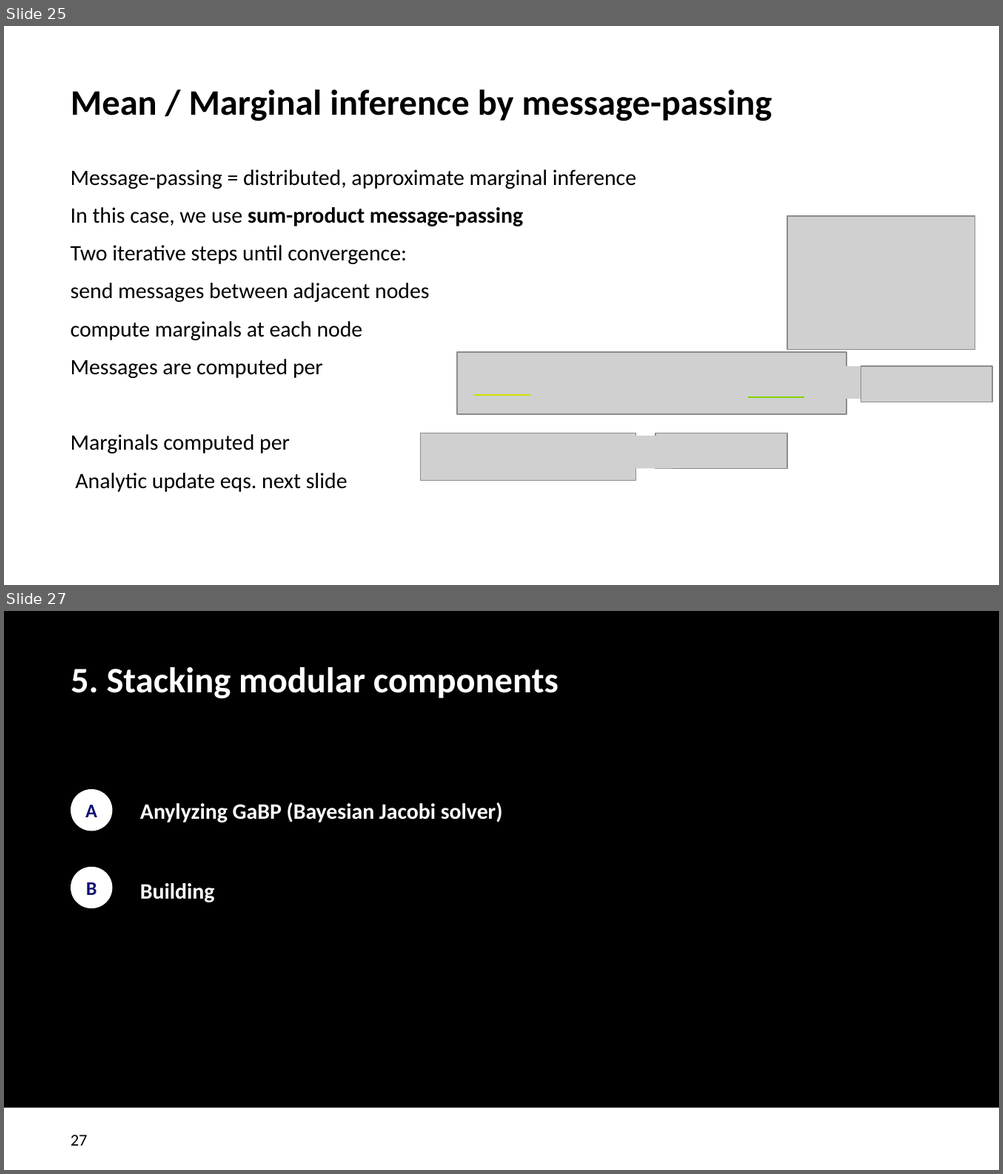
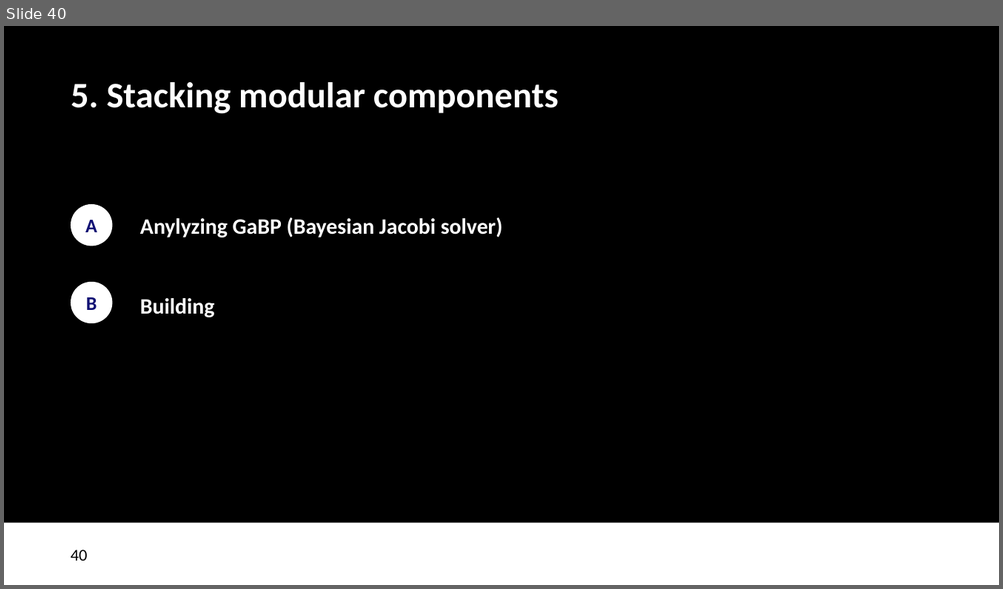
Before and after one commit to biaslab/ProbNum2026-Tutorial, a slide deck: slides/BIASlab-ProbNum2026.pptx. Shown one above the other, each under a label of ours: slides 25 and 27 before the commit, slide 40 after it; the slides between them are not shown. The pictures are 1003x1174 and 1003x589 pixels, drawn with LibreOffice and Linux fonts; fonts in the diff are those of the drawing; grey boxes stand for pictures; background and template pictures are left out. Boxes give left, top, right and bottom in pixels: in the first picture for what was removed or moved away, otherwise in the second. Text is boxed around its words. In the diff, an @@ line names an element or a change of style, - is before the commit and + after.

```diff
--- a/slides/BIASlab-ProbNum2026.pptx
+++ b/slides/BIASlab-ProbNum2026.pptx
@@ slide 25 removed at (4, 26, 999, 585), background #FFFFFF @@
@@ title removed at (71, 90, 772, 121) @@
-Mean / Marginal inference by message-passing
@@ text removed at (71, 170, 636, 492) @@
-Message-passing = distributed, approximate marginal inference
-  In this case, we use sum-product message-passing
-Two iterative steps until convergence:
-  send messages between adjacent nodes
-  compute marginals at each node
-Messages are computed per
-Marginals computed per
-Analytic update eqs. next slide
@@ picture removed at (787, 216, 975, 350) @@
@@ picture removed at (457, 352, 845, 415) @@
@@ picture removed at (836, 366, 874, 399) @@
@@ picture removed at (860, 366, 992, 402) @@
@@ line removed from (473, 395) to (530, 395) @@
@@ line removed from (748, 397) to (805, 397) @@
@@ picture removed at (421, 434, 635, 482) @@
@@ picture removed at (634, 436, 672, 469) @@
@@ picture removed at (655, 434, 787, 469) @@
@@ what was slide 27 is now slide 40 @@
@@ page number at (71, 550, 88, 561): text changed @@
-27
+40
```
Also in this commit, not shown: 15 slides changed, 22 slides added, 8 other slides removed, 19 other files.
